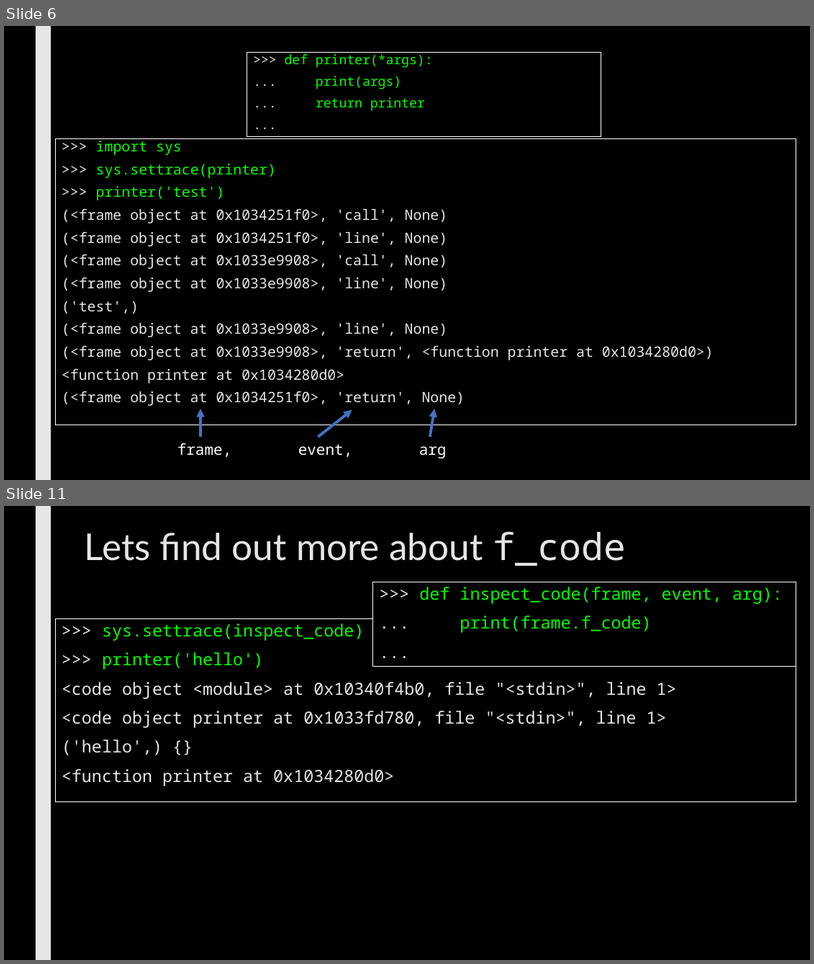
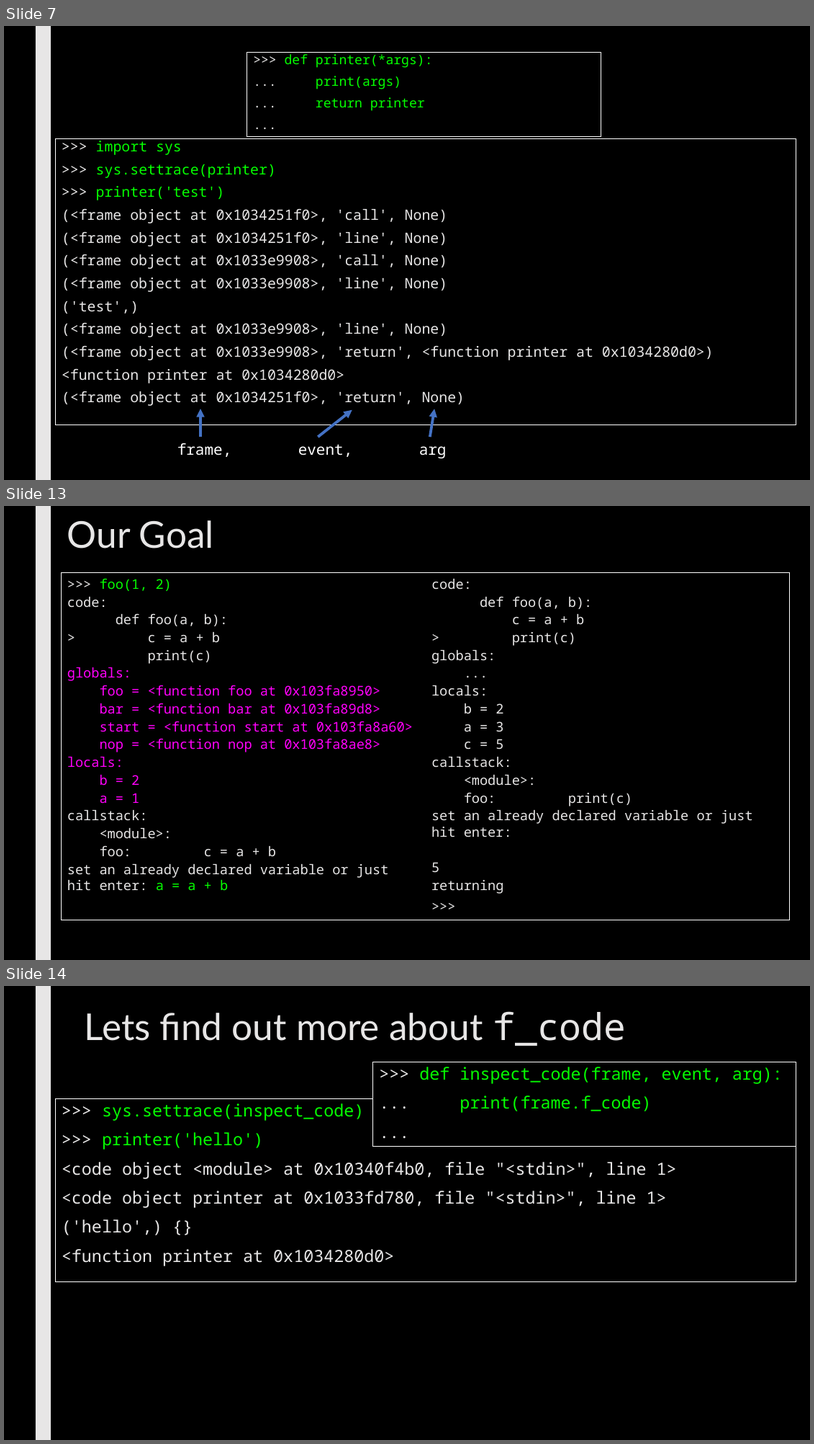
Before and after one commit to max7patek/metaprogramming, a slide deck: slides/06-PythonReflection.pptx. Shown one above the other, each under a label of ours: slides 6 and 11 before the commit, slides 7, 13 and 14 after it; the slides between them are not shown. The pictures are 814x964 and 814x1444 pixels, drawn with LibreOffice and Linux fonts; fonts in the diff are those of the drawing. Boxes give left, top, right and bottom in pixels: in the first picture for what was removed or moved away, otherwise in the second. Text is boxed around its words. In the diff, an @@ line names an element or a change of style, - is before the commit and + after.

```diff
--- a/slides/06-PythonReflection.pptx
+++ b/slides/06-PythonReflection.pptx
@@ slide 13 added at (4,506,810,960), background #000000; not listed: 1 template element that a slide beside it also shows @@
@@ title added at (67,520,214,548), 44 pt, text #E7E6E6 @@
+Our Goal
@@ rectangle added at (62,572,790,920), outline #FFFFFF 0.75 pt, 16 pt, text #E7E6E6 @@
+>>> foo(1, 2)
+code:
+def foo(a, b):
+> c = a + b
+print(c)
+globals:
+foo = <function foo at 0x103fa8950>
+bar = <function bar at 0x103fa89d8>
+start = <function start at 0x103fa8a60>
+nop = <function nop at 0x103fa8ae8>
+locals:
+b = 2
+a = 1
+callstack:
+<module>:
+foo: c = a + b
+set an already declared variable or just hit enter: a = a + b
+code:
+def foo(a, b):
+c = a + b
+> print(c)
+globals:
+...
+locals:
+b = 2
+a = 3
+c = 5
+callstack:
+<module>:
+foo: print(c)
+set an already declared variable or just hit enter:
+5
+returning
+>>>
@@ what was slide 6 is now slide 7 @@
@@ what was slide 11 is now slide 14 @@
```
Also in this commit, not shown: 13 slides changed, 2 other slides added.
